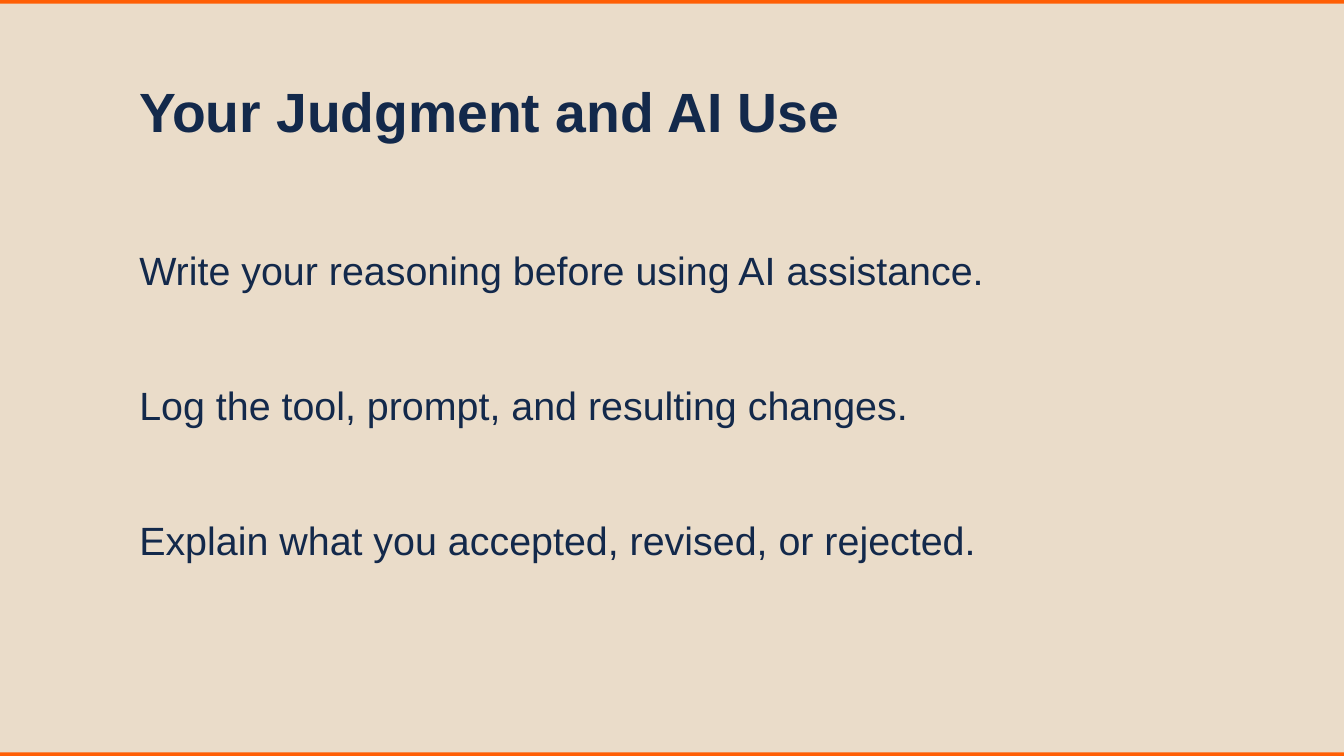
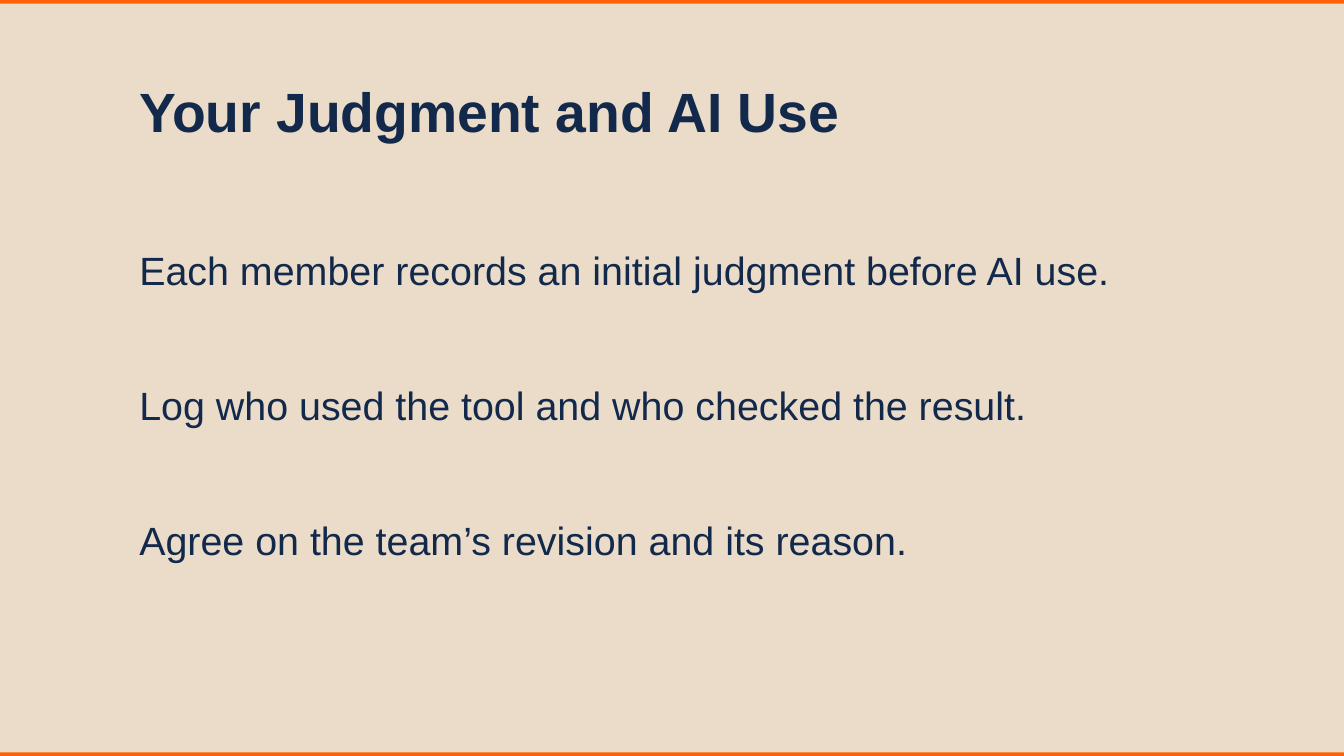
Before and after one commit to nene88991999/MSBAi_QuantumCognition, a slide deck: slide 8 of 03_Live_Sessions/M1S2_Company_Selection_and_Problem_Framing.pptx. Drawn at 1344x756 pixels with LibreOffice and Linux fonts; fonts in the diff are those of the drawing. Boxes give left, top, right and bottom in pixels: in the first picture for what was removed or moved away, otherwise in the second. Text is boxed around its words. In the diff, an @@ line names an element or a change of style, - is before the commit and + after.

Commit message:
Align Part 1 materials with team project, individual defenses, and 50% course weighting

```diff
--- a/03_Live_Sessions/M1S2_Company_Selection_and_Problem_Framing.pptx
+++ b/03_Live_Sessions/M1S2_Company_Selection_and_Problem_Framing.pptx
@@ text at box(139, 256, 1109, 293): text changed @@
-Write your reasoning before using AI assistance.
+Each member records an initial judgment before AI use.
@@ text at box(139, 391, 1026, 428): text changed @@
-Log the tool, prompt, and resulting changes.
+Log who used the tool and who checked the result.
@@ text at box(139, 526, 907, 563): text changed @@
-Explain what you accepted, revised, or rejected.
+Agree on the team’s revision and its reason.
```
Also in this commit, not shown: 1 other slide changed, 51 other files.
